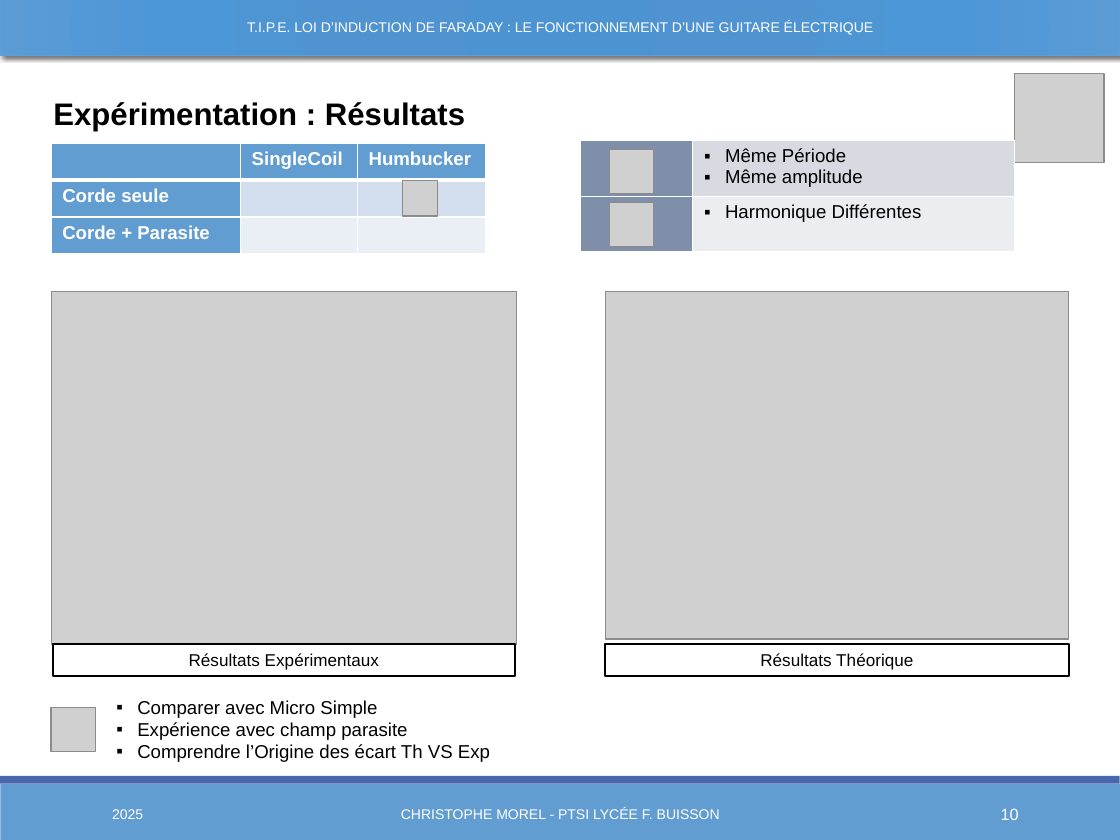
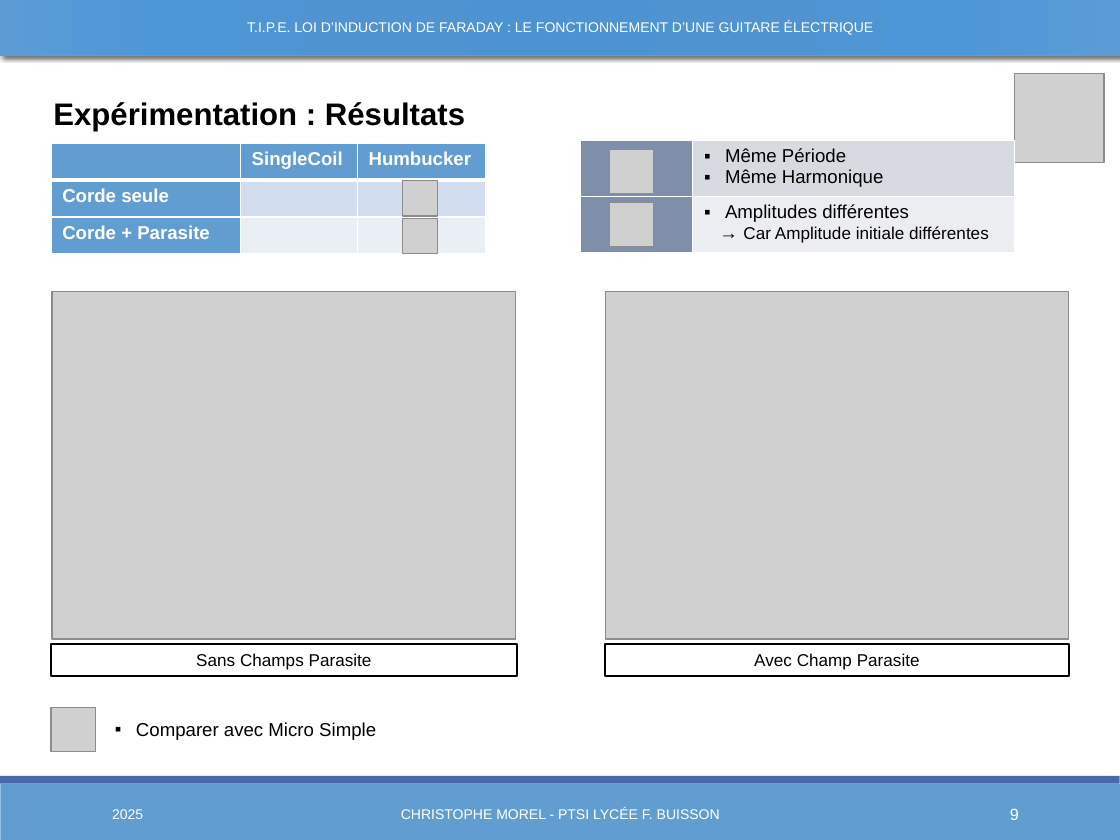
Before and after one commit to Chrismorel7/TIPE---Micro_guitare_elec, a slide deck: slide 9 of Views/Presentation3.pptx (slide 10 before the commit). Drawn at 1120x840 pixels with LibreOffice and Linux fonts; fonts in the diff are those of the drawing; grey boxes stand for pictures. Boxes give left, top, right and bottom in pixels: in the first picture for what was removed or moved away, otherwise in the second. Text is boxed around its words. In the diff, an @@ line names an element or a change of style, - is before the commit and + after.

```diff
--- a/Views/Presentation3.pptx
+++ b/Views/Presentation3.pptx
@@ table at [580, 140, 1014, 252] @@
-row 1, column 2: Même Période / Même amplitude
+row 1, column 2: Même Période / Même Harmonique
-row 2, column 2: Harmonique Différentes
+row 2, column 2: Amplitudes différentes / → Car Amplitude initiale différentes
@@ picture added at [403, 218, 438, 253] @@
@@ picture: place and size @@
-picture at [52, 291, 517, 644]
+picture at [52, 291, 515, 638]
@@ text in rectangle at [196, 653, 372, 670]: text changed @@
-Résultats Expérimentaux
+Sans Champs Parasite
@@ text in rectangle at [754, 653, 920, 670]: text changed @@
-Résultats Théorique
+Avec Champ Parasite
@@ text "Comparer avec Micro Simple": place and size @@
-text "Comparer avec Micro Simple" at [137, 700, 490, 762]
+text "Comparer avec Micro Simple" at [136, 722, 376, 740]
@@ text at [137, 722, 490, 762]: paragraphs removed @@
-▪ Expérience avec champ parasite
-▪ Comprendre l’Origine des écart Th VS Exp
@@ page number at [1010, 808, 1019, 820]: text changed @@
-10
+9
```
Also in this commit, not shown: 4 other slides changed, 20 other files.
